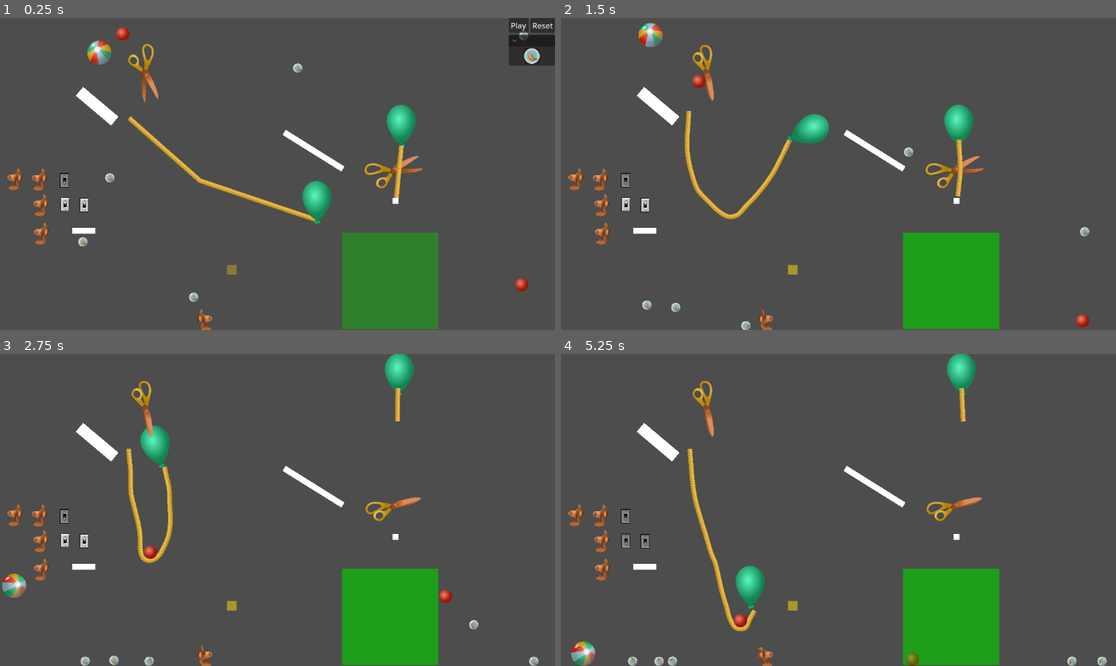
Above: before the commit, frames 1-4 (two rows, left to right).
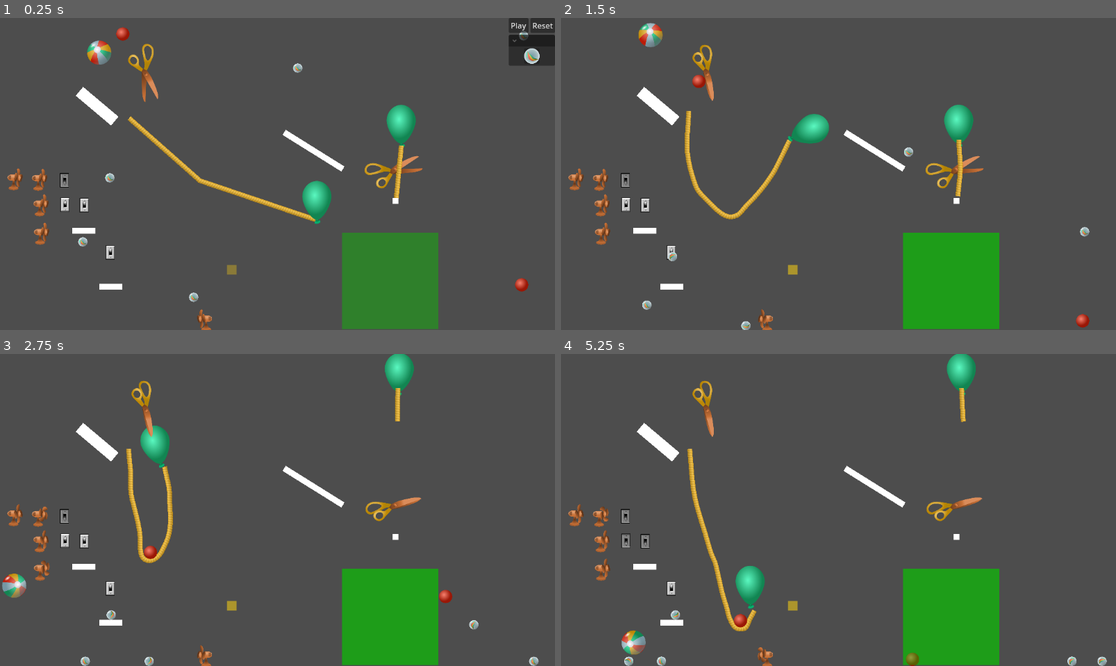
Above: after the commit, the same moments.

Repository: lechaosx/jam-at-fit-vol-2
Game: Godot game, scene res://game.tscn
Same seed, same stepped clock (60 frames per second), same inputs: the game is played once before the commit and once after it. The engine's default icon, where the game draws it, is replaced by a stand-in: a white triangle on a blue panel in a dark square.
Inputs (mouse positions are in pixels of both pictures, inside the frame that each line leads up to):
- Up to frame 1 (0.25 s): no input
- Up to frame 2 (1.5 s): click "Play" at 0.5 s; move the mouse to (960, 158) at 1.27 s; click (960, 158) at 1.42 s
- Up to frame 3 (2.75 s): move the mouse to (166, 525) at 2.02 s; click (166, 525) at 2.17 s
- Up to frame 4 (5.25 s): move the mouse to (894, 441) at 2.77 s; click (894, 441) at 2.92 s; move the mouse to (810, 572) at 3.52 s; click (810, 572) at 3.67 s; move the mouse to (1005, 556) at 4.27 s; click (1005, 556) at 4.42 s; move the mouse to (672, 463) at 5.02 s; click (672, 463) at 5.17 s

The runs differ from the first frame. In frame 1, 0.1% of the frame differs, in the area x 17-23%, y 72-88%; in frame 2, 0.2%; in frame 3, 0.4%; in frame 4, 1.1%, in the area x 1-23%, y 48-100%.

Commit message:
fix xhonza

Diff:
--- a/godot/xhonza/xhonza.tscn
+++ b/godot/xhonza/xhonza.tscn
@@ -52,11 +52,11 @@
 
 [node name="switch3test" parent="switch-test2" instance=ExtResource("2_uabyj")]
 unique_name_in_owner = true
-position = Vector2(262, 398)
+position = Vector2(262, 198)
 is_on = true
 
 [node name="Marble" parent="switch-test2" instance=ExtResource("3_1a25x")]
 position = Vector2(261, 43)
 
 [node name="Long" parent="switch-test2" instance=ExtResource("4_r03xa")]
-position = Vector2(245, 469)
+position = Vector2(245, 269)
